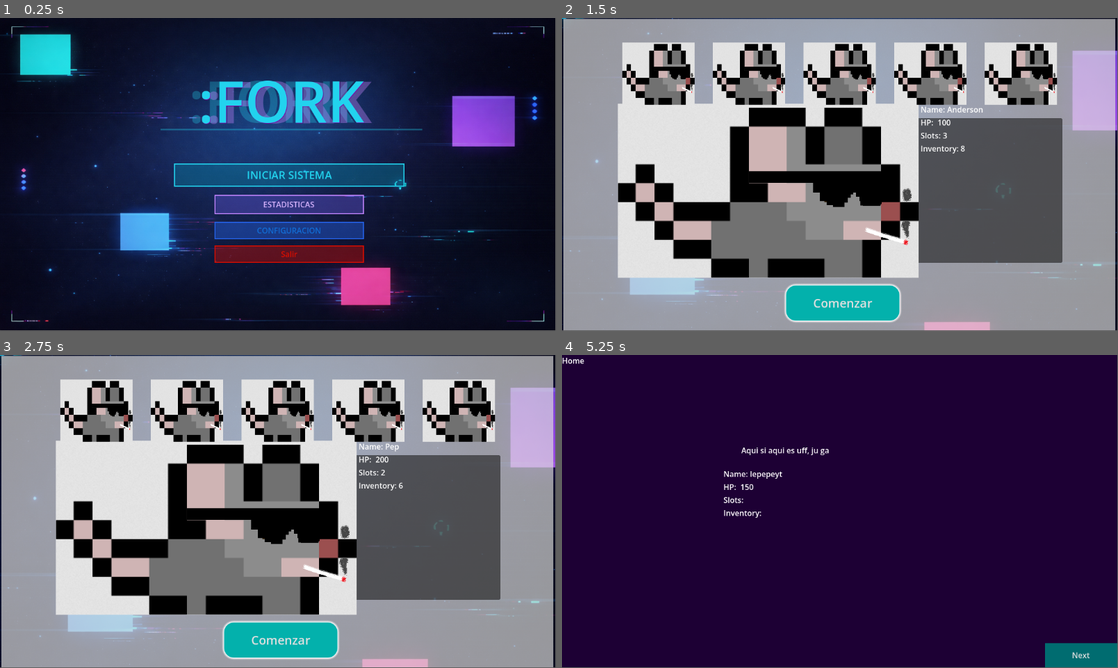
Above: before the commit, frames 1-4 (two rows, left to right).
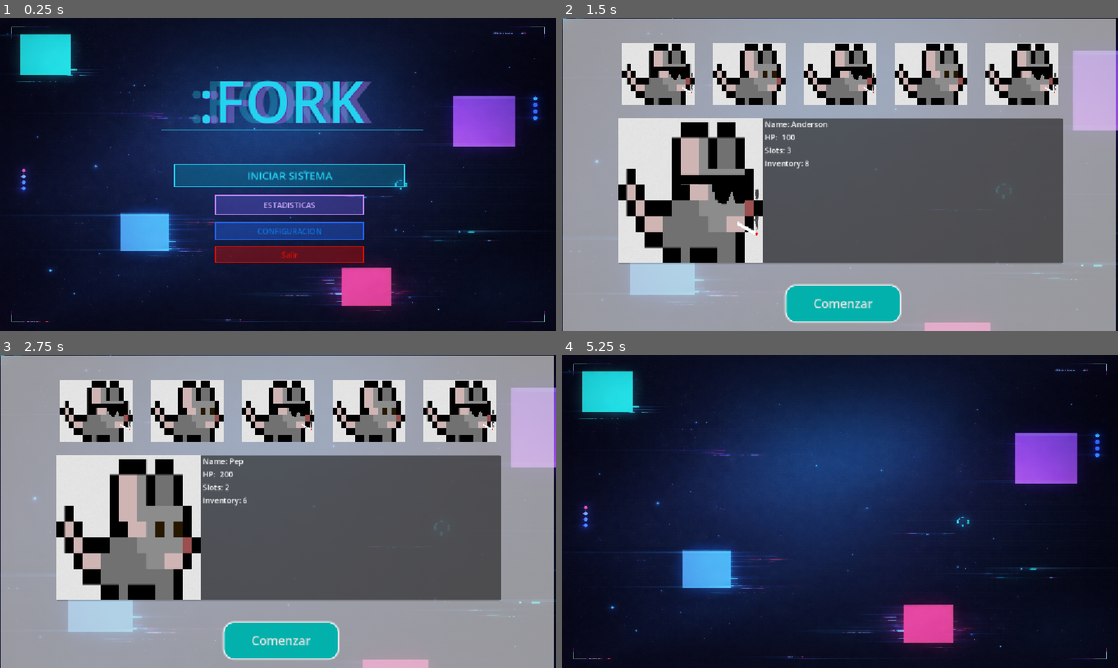
Above: after the commit, the same moments.

Repository: Anderson-Jimenez/-fork
Game: Godot game, scene res://scenes/menu.tscn
The game is run twice, just before and just after one commit, with the same random seed, the same clock (stepped at 60 frames per second) and the same inputs.
Inputs (mouse positions are in pixels of both pictures, inside the frame that each line leads up to):
- Up to frame 1 (0.25 s): no input
- Up to frame 2 (1.5 s): click "INICIAR SISTEMA" at 0.5 s; click (656, 74) at 1.25 s
- Up to frame 3 (2.75 s): click (189, 411) at 2 s
- Up to frame 4 (5.25 s): click (840, 411) at 2.75 s; click (928, 411) at 3.5 s; click (1023, 411) at 4.25 s; click "Comenzar" at 5 s
In our replay, the window is 799x449 before the commit and 800x450 after it. These sizes can differ from the game's own. Grey fills any space a smaller window leaves; there, only what the larger window draws over its background counts as a difference.

The runs differ from the first frame. In frame 1, 3.4% of the frame differs, in the area x 1-99%, y 2-98%; in frame 2, 29%; in frame 3, 29%; in frame 4, 48%, in the area x 0-100%, y 0-100%.
Error before the commit: Invalid assignment of property or key 'text' with value of type 'int' on a base object of type 'RichTextLabel'. (res://scripts/home.gd:11)
Error after the commit: Invalid assignment of property or key 'text' with value of type 'String' on a base object of type 'null instance'. (res://scripts/home.gd:10)

Commit message:
cambios en personajes de seleccion

Diff:
--- a/project.godot
+++ b/project.godot
@@ -21,6 +21,10 @@
 GameManager="*uid://0dffrhoypf5t"
 FuncionsCondicions="*uid://daeqynru56nf3"
 
+[display]
+
+window/stretch/mode="canvas_items"
+
 [physics]
 
 3d/physics_engine="Jolt Physics"
--- a/scenes/character_selection.tscn
+++ b/scenes/character_selection.tscn
@@ -3,7 +3,7 @@
 [ext_resource type="Script" uid="uid://di2pa0rly4bph" path="res://scripts/characterSelection.gd" id="1_dd54q"]
 [ext_resource type="Texture2D" uid="uid://c78dnx50gl21x" path="res://images/test.png" id="1_q54je"]
 [ext_resource type="Texture2D" uid="uid://b3admlsnssgvu" path="res://images/mainScreen.png" id="2_o5bvq"]
-[ext_resource type="Texture2D" path="res://images/inventary.png" id="3_l56u2"]
+[ext_resource type="Texture2D" uid="uid://cxikn1g5m6jta" path="res://images/template.png" id="4_l56u2"]
 
 [sub_resource type="StyleBoxFlat" id="StyleBoxFlat_o5bvq"]
 bg_color = Color(0, 0.6901961, 0.67058825, 0.9882353)
@@ -42,11 +42,6 @@
 offset_right = 1340.0
 offset_bottom = 836.0
 color = Color(0.8805861, 0.8761922, 0.87020653, 0.6666667)
-
-[node name="Inventary" type="Sprite2D" parent="TextureRect/ColorRect" unique_id=1215435596]
-position = Vector2(579.00006, 340.75006)
-scale = Vector2(2.5761046, 2.41299)
-texture = ExtResource("3_l56u2")
 
 [node name="Panel2" type="Panel" parent="." unique_id=1900568336]
 custom_minimum_size = Vector2(922, 300)
@@ -79,6 +74,7 @@
 
 [node name="CharPortrait" type="TextureRect" parent="Panel2/HBoxContainer2" unique_id=2061384403]
 layout_mode = 2
+expand_mode = 2
 
 [node name="VBoxContainer" type="VBoxContainer" parent="Panel2/HBoxContainer2" unique_id=1441180933]
 layout_mode = 2
@@ -186,24 +182,24 @@
 [node name="TextureButtonChar2" type="TextureButton" parent="HBoxContainer/MarginContainer2" unique_id=1487791200]
 custom_minimum_size = Vector2(150.41, 11.655)
 layout_mode = 2
+texture_normal = ExtResource("4_l56u2")
+ignore_texture_size = true
+stretch_mode = 0
+
+[node name="MarginContainer3" type="MarginContainer" parent="HBoxContainer" unique_id=186684866]
+layout_mode = 2
+theme_override_constants/margin_left = 10
+theme_override_constants/margin_top = 10
+theme_override_constants/margin_right = 10
+theme_override_constants/margin_bottom = 10
+
+[node name="TextureButtonChar3" type="TextureButton" parent="HBoxContainer/MarginContainer3" unique_id=1024505594]
+custom_minimum_size = Vector2(150.41, 11.655)
+layout_mode = 2
 texture_normal = ExtResource("1_q54je")
 ignore_texture_size = true
 stretch_mode = 0
 
-[node name="MarginContainer3" type="MarginContainer" parent="HBoxContainer" unique_id=186684866]
-layout_mode = 2
-theme_override_constants/margin_left = 10
-theme_override_constants/margin_top = 10
-theme_override_constants/margin_right = 10
-theme_override_constants/margin_bottom = 10
-
-[node name="TextureButtonChar3" type="TextureButton" parent="HBoxContainer/MarginContainer3" unique_id=1024505594]
-custom_minimum_size = Vector2(150.41, 11.655)
-layout_mode = 2
-texture_normal = ExtResource("1_q54je")
-ignore_texture_size = true
-stretch_mode = 0
-
 [node name="MarginContainer4" type="MarginContainer" parent="HBoxContainer" unique_id=1996944269]
 layout_mode = 2
 theme_override_constants/margin_left = 10
@@ -214,7 +210,7 @@
 [node name="TextureButtonChar4" type="TextureButton" parent="HBoxContainer/MarginContainer4" unique_id=1911188199]
 custom_minimum_size = Vector2(150.41, 11.655)
 layout_mode = 2
-texture_normal = ExtResource("1_q54je")
+texture_normal = ExtResource("4_l56u2")
 ignore_texture_size = true
 stretch_mode = 0
 
--- a/scenes/home.tscn
+++ /dev/null
@@ -1,122 +0,0 @@
-[gd_scene format=3 uid="uid://p0d5bkkhgt0h"]
-
-[ext_resource type="Script" uid="uid://dl641qy08gqr6" path="res://scripts/home.gd" id="1_5w2bl"]
-
-[sub_resource type="StyleBoxFlat" id="StyleBoxFlat_krot7"]
-bg_color = Color(0, 0.42533335, 0.44, 1)
-
-[node name="PlayScreen" type="Control" unique_id=748475291]
-custom_minimum_size = Vector2(1152, 648)
-layout_mode = 3
-anchors_preset = 15
-anchor_right = 1.0
-anchor_bottom = 1.0
-grow_horizontal = 2
-grow_vertical = 2
-script = ExtResource("1_5w2bl")
-
-[node name="ColorRect" type="ColorRect" parent="." unique_id=1121806740]
-layout_mode = 1
-anchors_preset = 15
-anchor_right = 1.0
-anchor_bottom = 1.0
-grow_horizontal = 2
-grow_vertical = 2
-color = Color(0.11372549, 0, 0.20392157, 1)
-
-[node name="Button" type="Button" parent="ColorRect" unique_id=1642081952]
-custom_minimum_size = Vector2(150, 50)
-layout_mode = 1
-anchors_preset = -1
-anchor_left = 0.8697917
-anchor_top = 0.9228395
-anchor_right = 1.0
-anchor_bottom = 1.0
-offset_bottom = 6.1035156e-05
-theme_override_styles/normal = SubResource("StyleBoxFlat_krot7")
-text = "Next"
-metadata/_edit_use_anchors_ = true
-
-[node name="Label" type="Label" parent="ColorRect" unique_id=1370330889]
-layout_mode = 1
-anchors_preset = -1
-anchor_right = 0.041
-anchor_bottom = 0.035
-offset_right = -7.2320023
-offset_bottom = 0.3199997
-text = "Home"
-
-[node name="Label" type="Label" parent="." unique_id=365492023]
-layout_mode = 1
-anchors_preset = -1
-anchor_left = 0.32291666
-anchor_top = 0.28703704
-anchor_right = 0.6032986
-anchor_bottom = 0.42592594
-text = "Aqui si aqui es uff, ju ga"
-metadata/_edit_use_anchors_ = true
-
-[node name="VBoxContainer" type="VBoxContainer" parent="Label" unique_id=1538974648]
-layout_mode = 0
-offset_left = -37.0
-offset_top = 49.0
-offset_right = 218.0
-offset_bottom = 153.0
-size_flags_horizontal = 3
-
-[node name="HBoxContainer" type="HBoxContainer" parent="Label/VBoxContainer" unique_id=615699810]
-layout_mode = 2
-
-[node name="Label" type="Label" parent="Label/VBoxContainer/HBoxContainer" unique_id=339019213]
-layout_mode = 2
-text = "Name:"
-
-[node name="Name" type="RichTextLabel" parent="Label/VBoxContainer/HBoxContainer" unique_id=1164266173]
-custom_minimum_size = Vector2(200, 0)
-layout_mode = 2
-fit_content = true
-
-[node name="HBoxContainer5" type="HBoxContainer" parent="Label/VBoxContainer" unique_id=662955118]
-layout_mode = 2
-
-[node name="Label" type="Label" parent="Label/VBoxContainer/HBoxContainer5" unique_id=463596998]
-layout_mode = 2
-text = "HP: "
-
-[node name="HP" type="RichTextLabel" parent="Label/VBoxContainer/HBoxContainer5" unique_id=321408391]
-custom_minimum_size = Vector2(100, 0)
-layout_mode = 2
-fit_content = true
-
-[node name="HBoxContainer4" type="HBoxContainer" parent="Label/VBoxContainer" unique_id=1132444913]
-layout_mode = 2
-
-[node name="Label" type="Label" parent="Label/VBoxContainer/HBoxContainer4" unique_id=1400646231]
-layout_mode = 2
-text = "Slots:"
-
-[node name="Slots" type="RichTextLabel" parent="Label/VBoxContainer/HBoxContainer4" unique_id=798645543]
-custom_minimum_size = Vector2(100, 0)
-layout_mode = 2
-fit_content = true
-
-[node name="HBoxContainer3" type="HBoxContainer" parent="Label/VBoxContainer" unique_id=1167745341]
-layout_mode = 2
-
-[node name="Label" type="Label" parent="Label/VBoxContainer/HBoxContainer3" unique_id=2050337265]
-layout_mode = 2
-text = "Inventory:"
-
-[node name="Inventori" type="RichTextLabel" parent="Label/VBoxContainer/HBoxContainer3" unique_id=837114283]
-custom_minimum_size = Vector2(100, 0)
-layout_mode = 2
-fit_content = true
-
-[node name="TextureRect" type="TextureRect" parent="." unique_id=1051009026]
-layout_mode = 0
-offset_left = 623.0
-offset_top = 218.0
-offset_right = 878.0
-offset_bottom = 340.0
-
-[connection signal="button_up" from="ColorRect/Button" to="." method="_on_button_up_next_stage"]
--- /dev/null
+++ b/scenes/inventory.tscn
@@ -0,0 +1,35 @@
+[gd_scene format=3 uid="uid://p0d5bkkhgt0h"]
+
+[ext_resource type="Script" uid="uid://dl641qy08gqr6" path="res://scripts/home.gd" id="1_qw0r6"]
+[ext_resource type="Texture2D" uid="uid://b3admlsnssgvu" path="res://images/mainScreen.png" id="2_hj2ta"]
+
+[sub_resource type="Theme" id="Theme_hj2ta"]
+
+[node name="PlayScreen" type="Control" unique_id=748475291]
+custom_minimum_size = Vector2(1152, 648)
+layout_mode = 3
+anchors_preset = 15
+anchor_right = 1.0
+anchor_bottom = 1.0
+grow_horizontal = 2
+grow_vertical = 2
+script = ExtResource("1_qw0r6")
+
+[node name="TextureRect2" type="TextureRect" parent="." unique_id=1903203460]
+layout_mode = 1
+anchors_preset = 15
+anchor_right = 1.0
+anchor_bottom = 1.0
+grow_horizontal = 2
+grow_vertical = 2
+texture = ExtResource("2_hj2ta")
+expand_mode = 2
+
+[node name="TextureRect" type="TextureRect" parent="TextureRect2" unique_id=1051009026]
+layout_mode = 0
+offset_left = 441.0
+offset_top = 171.0
+offset_right = 646.0
+offset_bottom = 259.0
+theme = SubResource("Theme_hj2ta")
+expand_mode = 2
--- a/scripts/characterSelection.gd
+++ b/scripts/characterSelection.gd
@@ -12,41 +12,41 @@
 var characters = {
 	"char1": {
 		"NAME": "Anderson",
-		"HP": 100,
-		"SLOTS": 3,
-		"INV": 8,
+		"HP": "100",
+		"SLOTS": "3",
+		"INV": "8",
 		"SPRITE": "res://images/test.png"
 	},
 
 	"char2": {
 		"NAME": "Pep",
-		"HP": 200,
-		"SLOTS": 2,
-		"INV": 6,
-		"SPRITE": "res://images/test.png"
+		"HP": "200",
+		"SLOTS": "2",
+		"INV": "6",
+		"SPRITE": "res://images/template.png"
 	},
 
 	"char3": {
 		"NAME": "Luciano",
-		"HP": 50,
-		"SLOTS": 4,
-		"INV": 4,
+		"HP": "50",
+		"SLOTS": "4",
+		"INV": "4",
 		"SPRITE": "res://images/test.png"
 	},
 
 	"char4": {
 		"NAME": "Aptyp",
-		"HP": 10,
-		"SLOTS": 4,
-		"INV": 10,
-		"SPRITE": "res://images/test.png"
+		"HP": "10",
+		"SLOTS": "4",
+		"INV": "10",
+		"SPRITE": "res://images/template.png"
 	},
 
 	"char5": {
 		"NAME": "lepepeyt",
-		"HP": 150,
-		"SLOTS": 3,
-		"INV": 0,
+		"HP": "150",
+		"SLOTS": "3",
+		"INV": "0",
 		"SPRITE": "res://images/test.png"
 	}
 }
@@ -56,16 +56,16 @@
 	selectedCharacter = characters[id]
 
 	CharName.text = selectedCharacter["NAME"]
-	CharHp.text = str(selectedCharacter["HP"])
-	CharSlots.text = str(selectedCharacter["SLOTS"])
-	CharInv.text = str(selectedCharacter["INV"])
+	CharHp.text = selectedCharacter["HP"]
+	CharSlots.text = selectedCharacter["SLOTS"]
+	CharInv.text = selectedCharacter["INV"]
 
 	Portrait.texture = load(selectedCharacter["SPRITE"])
 
 
 func _on_start_game_pressed() -> void:
 	GameManager.setCharacter(selectedCharacter)
-	get_tree().change_scene_to_file("res://scenes/home.tscn")
+	get_tree().change_scene_to_file("res://scenes/inventory.tscn")
 
 
 func _on_texture_button_char_1_pressed() -> void:
--- a/scripts/home.gd
+++ b/scripts/home.gd
@@ -11,7 +11,7 @@
 	CharHp.text = hp
 	CharSlots.text = slots
 	CharInv.text = inv
-	CharSprite.texture = sprite
+	CharSprite.texture = load(sprite)
 
 
 func _ready() -> void:
Binary file added: images/final_boss.png
Not shown, added: images/final_boss.png.import
